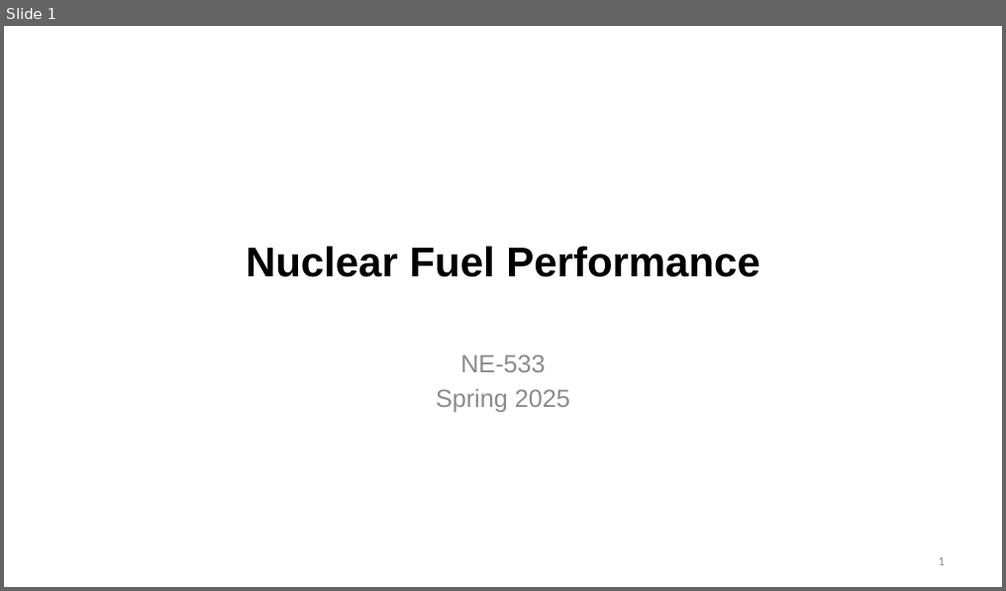
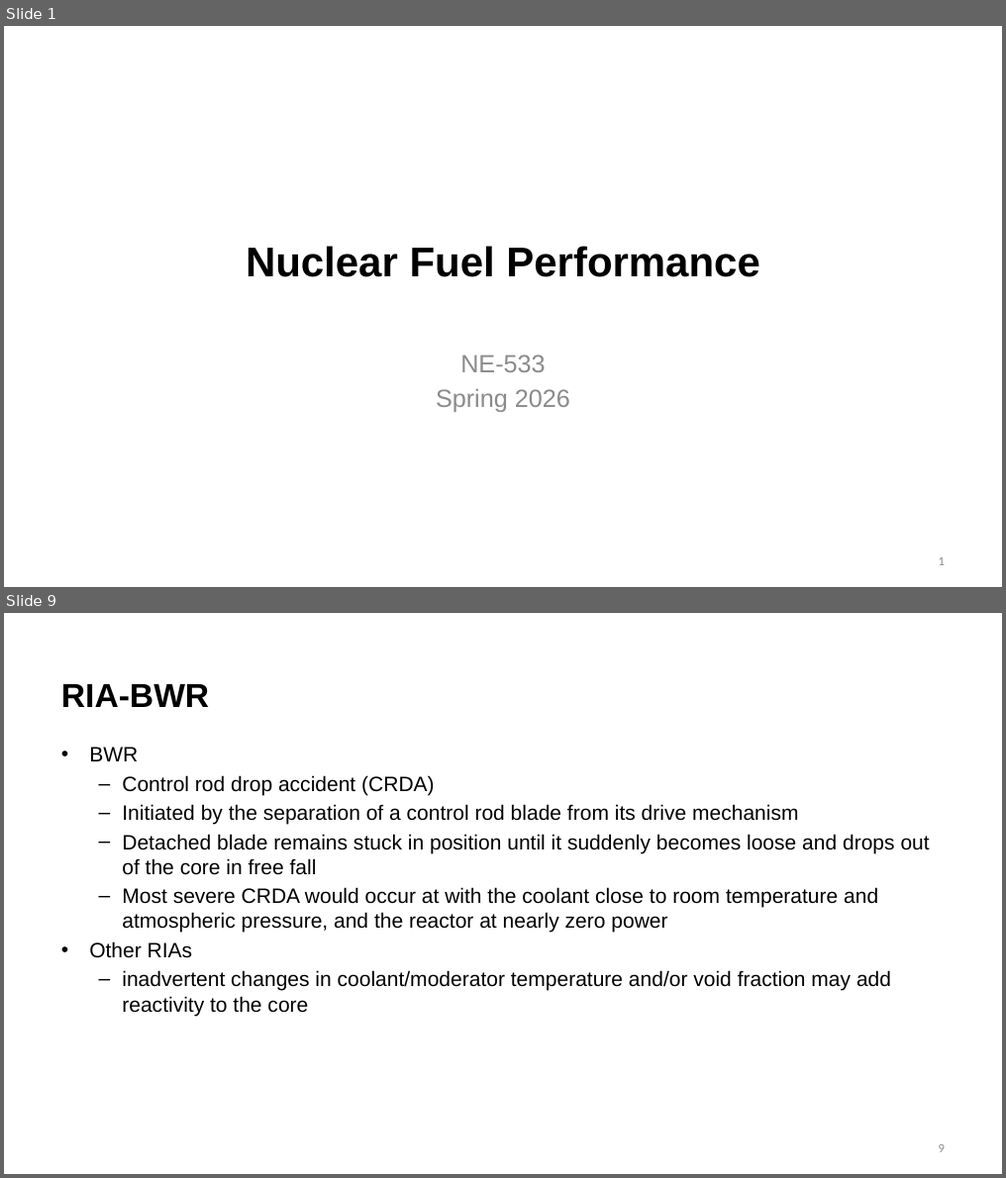
Before and after one commit to benbeeler/TEACHING, a slide deck: Nuclear_Fuel_Performance/NE533_Spring2026/Module4/Lec18_Accidents.pptx. Shown one above the other, each under a label of ours: slide 1 before the commit, slides 1 and 9 after it; the slides between them are not shown. The pictures are 1006x591 and 1006x1178 pixels, drawn with LibreOffice and Linux fonts; fonts in the diff are those of the drawing; background and template pictures are left out. Boxes give left, top, right and bottom in pixels: in the first picture for what was removed or moved away, otherwise in the second. Text is boxed around its words. In the diff, an @@ line names an element or a change of style, - is before the commit and + after.

```diff
--- a/Nuclear_Fuel_Performance/NE533_Spring2026/Module4/Lec18_Accidents.pptx
+++ b/Nuclear_Fuel_Performance/NE533_Spring2026/Module4/Lec18_Accidents.pptx
@@ slide 9 added at [4, 613, 1002, 1174], background #FFFFFF @@
@@ title added at [61, 684, 209, 707], 32 pt, text #000000, bold @@
+RIA-BWR
@@ text added at [89, 747, 930, 1016], 20 pt, text #000000 @@
+• BWR
+  – Control rod drop accident (CRDA)
+  – Initiated by the separation of a control rod blade from its drive mechanism
+  – Detached blade remains stuck in position until it suddenly becomes loose and drops out of the core in free fall
+  – Most severe CRDA would occur at with the coolant close to room temperature and atmospheric pressure, and the reactor at nearly zero power
+• Other RIAs
+  – inadvertent changes in coolant/moderator temperature and/or void fraction may add reactivity to the core
@@ page number added at [939, 1145, 944, 1153], 12 pt, text #8C8C8C @@
+9
@@ slide 1 changed as well @@
@@ subtitle at [436, 389, 570, 412]: text changed @@
-Spring 2025
+Spring 2026
```
Also in this commit, not shown: 2 other slides changed, 24 other slides added, 12 slides removed, 17 other files.
